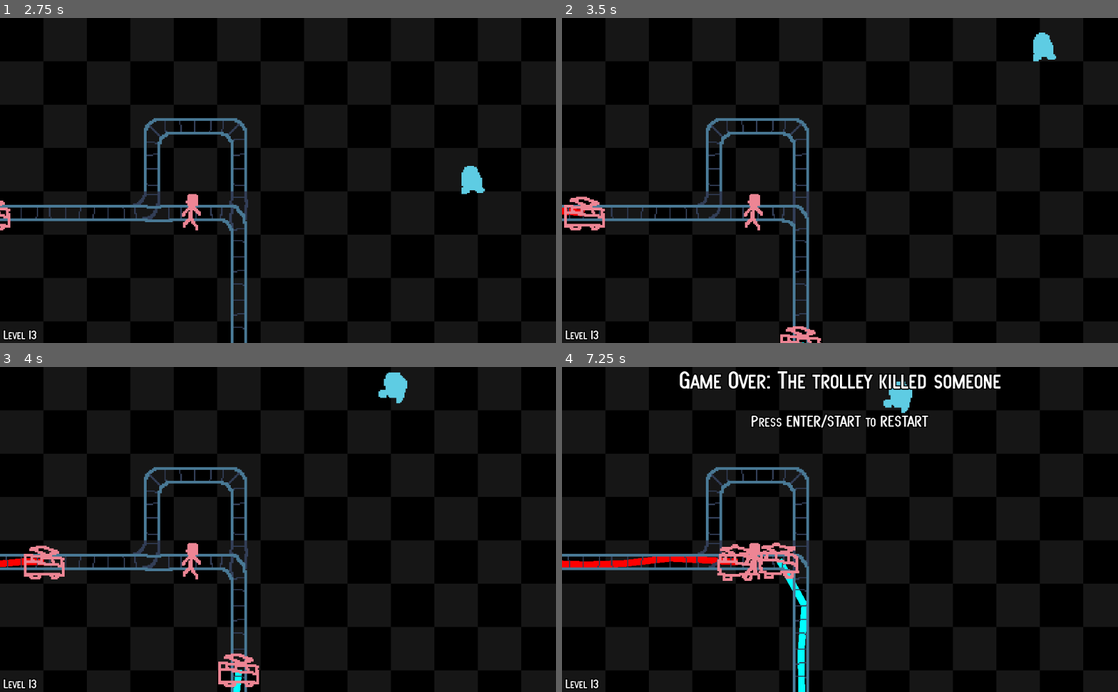
Above: before the commit, frames 1-4 (two rows, left to right).
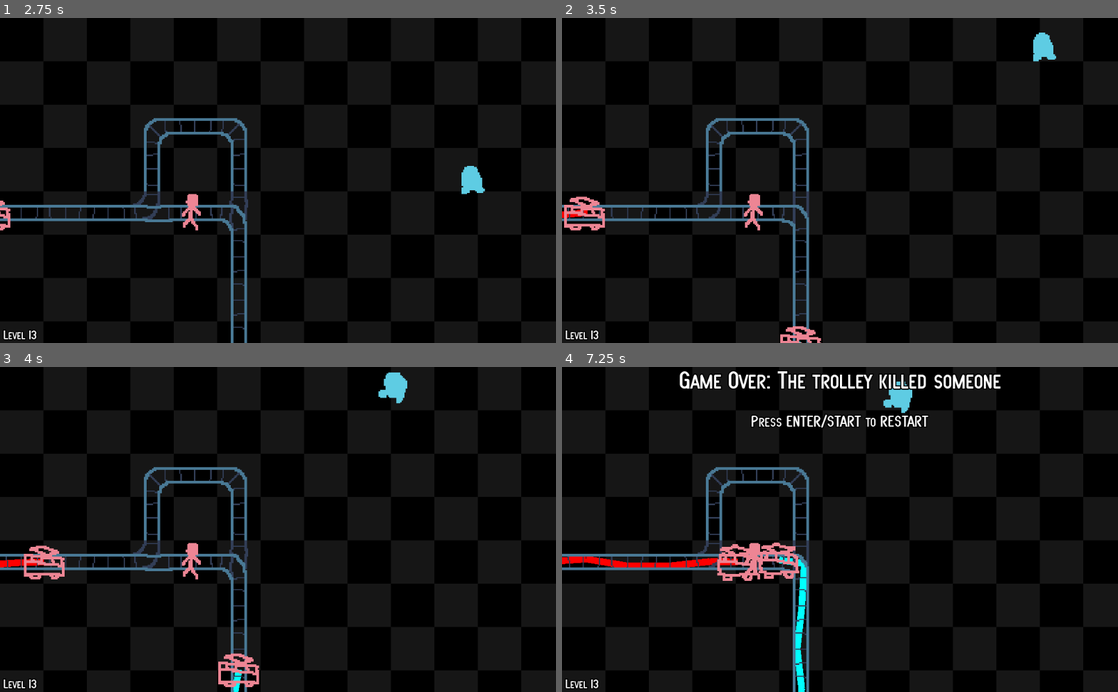
Above: after the commit, the same moments.

Repository: albertnez/ld50
Game: Godot game, scene res://scenes/world.tscn
Two runs of this game, one before a commit and one after it. Both use one fixed random seed, a clock stepped at 60 frames per second and the inputs below.
Inputs:
- Up to frame 1 (2.75 s): tap Enter (restart) at 0.5 s; hold Right (ui_right) 0.53-1.28 s; hold Down (ui_down) 1.28-2.03 s; hold Right (ui_right) from 2.03 s (still down)
- Up to frame 2 (3.5 s): release Right (ui_right) at 2.78 s; hold Up (ui_up) from 2.78 s (still down)
- Up to frame 3 (4 s): release Up (ui_up) at 3.53 s; hold Left (ui_left) from 3.53 s (still down)
- Up to frame 4 (7.25 s): release Left (ui_left) at 5.03 s; hold Down (ui_down) 5.03-5.78 s; hold Right (ui_right) 5.78-6.53 s; hold Up (ui_up) from 6.53 s (still down)

Frame 1 is identical in both runs. In frame 2, less than 0.1% of the frame differs, in the area x 0-44%, y 58-100%; in frame 3, less than 0.1%; in frame 4, 1.1%.

Commit message:
Clear the trolley trails when a tile is flipped

Diff:
--- a/scenes/tilemap.gd
+++ b/scenes/tilemap.gd
@@ -50,6 +50,9 @@
 
 const CELL_SIZE = 32
 const HALF_CELL = CELL_SIZE * 0.5
+func _pos_to_tile_center_world(pos: Vector2) -> Vector2:
+	return pos*CELL_SIZE + Vector2.ONE*HALF_CELL
+
 
 const PLAYER_START_COORD = Vector2(0, 2)
 const TROLLEY_START_COORD = Vector2(0, 3)
@@ -166,10 +169,12 @@
 
 
 func mark_cell_as_cleared(pos: Vector2) -> void:
+	# need to erase for any possible trolley staying here.
+	# TODO: Use a better key for _visited_cells.
 	for i in get_num_trolleys():
-		# need to erase for any possible trolley staying here.
-		# TODO: Use a better key for _visited_cells.
 		_visited_cells.erase(make_visited_cell_key(pos, i))
+	for line in _line_drawers.get_children():
+		(line as LineDrawer).remove_points_until(_pos_to_tile_center_world(pos))
 	_indicator_tilemap.set_cell(pos.x, pos.y, -1)
 
 
@@ -185,7 +190,6 @@
 
 	var key = make_visited_cell_key(pos, trolley_id)
 	_visited_cells[key] = _visited_cell_from_pos(pos, from_dir)
-	_line_drawers.get_child(trolley_id).add_point(pos*CELL_SIZE + Vector2.ONE*HALF_CELL)
 
 
 func mark_world_pos_cell_as_visited(world_pos: Vector2, from_world_pos: Vector2, trolley_id: int) -> void:
@@ -193,6 +197,11 @@
 	var from_pos = world_to_map(from_world_pos)
 	var from_dir = get_from_dir(pos, from_pos)
 	mark_cell_as_visited(pos, from_dir, trolley_id)
+
+# TODO: consider doing the loop check here as well.
+func add_trolley_line_midpoint(world_pos: Vector2, trolley_id: int) -> void:
+	var pos := world_to_map(world_pos)
+	_line_drawers.get_child(trolley_id).add_point(_pos_to_tile_center_world(pos))
 
 
 func get_num_trolleys() -> int:
@@ -274,10 +283,7 @@
 func _target_dir_to_world_pos(tile_pos: Vector2, target_dir: Vector2):
 	if target_dir == Vector2.INF:
 		return Vector2.INF
-
-	return (tile_pos * CELL_SIZE
-		+ Vector2.ONE * HALF_CELL  # Centered in the tile
-		+ target_dir * HALF_CELL)
+	return _pos_to_tile_center_world(tile_pos) + target_dir * HALF_CELL
 
 
 # Returns the next world_pos for the current `tile_world_pos`.
@@ -319,7 +325,7 @@
 
 func set_action_hover_visible(world_pos: Vector2, set_visible: bool) -> void:
 	var pos := world_to_map(world_pos)
-	_action_hover_indicator.position = pos * CELL_SIZE + Vector2.ONE * HALF_CELL
+	_action_hover_indicator.position = _pos_to_tile_center_world(pos)
 	_action_hover_indicator.visible = set_visible
 
 
@@ -333,14 +339,14 @@
 		var coord := get_cell_autotile_coord(pos.x, pos.y)
 		if coord == PLAYER_START_COORD:
 			assert(_player_starting_world_pos == Vector2.INF)
-			_player_starting_world_pos = pos * CELL_SIZE + Vector2.ONE*HALF_CELL
+			_player_starting_world_pos = _pos_to_tile_center_world(pos)
 			set_cell(pos.x, pos.y, EMPTY_TILE)
 		elif coord == TROLLEY_START_COORD:
-			_trolley_world_positions.append(pos * CELL_SIZE + Vector2.ONE*HALF_CELL)
+			_trolley_world_positions.append(_pos_to_tile_center_world(pos))
 			set_cell(pos.x, pos.y, _current_main_tileset_id)
 		elif coord == TROLLEY_WARNING_COORD:
 			var warning_sprite = TROLLEY_WARNING_SPRITE_SCENE.instance()
-			warning_sprite.position = pos * CELL_SIZE + Vector2.ONE*HALF_CELL
+			warning_sprite.position = _pos_to_tile_center_world(pos)
 			_trolley_warning_sprites.add_child(warning_sprite)
 			set_cell(pos.x, pos.y, EMPTY_TILE)
 	for pos in _indicator_tilemap.get_used_cells_by_id(MAIN_INDICATOR_TILEMAP_ID):
@@ -348,7 +354,7 @@
 		if coord == INDICATOR_TILEMAP_HINT_COORD:
 			assert(_level_tile_hint_pos == Vector2.INF)
 			_level_tile_hint_pos = pos
-			_level_tile_hint_sprite.position = pos * CELL_SIZE + Vector2.ONE*HALF_CELL
+			_level_tile_hint_sprite.position = _pos_to_tile_center_world(pos)
 			_level_tile_hint_sprite.show()
 			var backwards = true
 			_level_tile_hint_sprite.play("", backwards)
--- a/scenes/tilemap.tscn
+++ b/scenes/tilemap.tscn
@@ -201,7 +201,7 @@
 show_behind_parent = true
 scale = Vector2( 0.91, 0.91 )
 frames = SubResource( 15 )
-frame = 7
+frame = 9
 playing = true
 
 [node name="LineDrawers" type="Node2D" parent="."]
--- a/scenes/trolley.gd
+++ b/scenes/trolley.gd
@@ -27,6 +27,7 @@
 var _is_turning: bool = false
 var _is_resetted: bool = false
 var _is_crashed: bool = false
+var _reached_tile_midpoint: bool = false
 
 
 func update_trolley_speed(new_seconds_per_cell: float) -> void:
@@ -70,33 +71,40 @@
 	assert(_is_resetted)
 	if SECONDS_PER_CELL < 1000:
 		_time_in_cell += delta
-	if not GlobalState.level_lost and _time_in_cell > SECONDS_PER_CELL:
-		# We move to the next cell.
-		var old_time_in_cell = _time_in_cell
-		_time_in_cell -= SECONDS_PER_CELL
-		# OK for curves to consider them as diagonals
-		var direction = _to_position - _from_position
-		var pos_in_new_tile = _to_position + direction*0.1
-		var pos_in_old_tile = _to_position - direction*0.1
-		_from_dir = _tilemap.get_from_dir_with_world_positions(pos_in_new_tile, pos_in_old_tile)
-		var from_pos_in_old_tile = _from_position - direction*0.1
-		if _tilemap.is_out_of_bounds(pos_in_new_tile):
-			# Went out in the emptyness
-			_time_in_cell = old_time_in_cell
-			EventBus.emit_signal("trolley_crashed")
-			return
-		_tilemap.mark_world_pos_cell_as_visited(pos_in_old_tile, from_pos_in_old_tile, _id)
-		var next_position = _tilemap.get_next_world_pos(pos_in_new_tile, pos_in_old_tile)
-		if next_position == Vector2.INF:
-			# Took rail the wrong way
-			# Undo the time subtraction from earlier:
-			_time_in_cell = old_time_in_cell
-			EventBus.emit_signal("trolley_crashed")
-			return
-		_from_position = _to_position
-		_to_position = next_position
-		var diff := _to_position - _from_position
-		_is_turning = diff.x != 0 and diff.y != 0
+	if not GlobalState.level_lost:
+		if _time_in_cell > SECONDS_PER_CELL:
+			# We move to the next cell.
+			var old_time_in_cell = _time_in_cell
+			_time_in_cell -= SECONDS_PER_CELL
+			# OK for curves to consider them as diagonals
+			var direction = _to_position - _from_position
+			var pos_in_new_tile = _to_position + direction*0.1
+			var pos_in_old_tile = _to_position - direction*0.1
+			_from_dir = _tilemap.get_from_dir_with_world_positions(pos_in_new_tile, pos_in_old_tile)
+			var from_pos_in_old_tile = _from_position - direction*0.1
+			if _tilemap.is_out_of_bounds(pos_in_new_tile):
+				# Went out in the emptyness
+				_time_in_cell = old_time_in_cell
+				EventBus.emit_signal("trolley_crashed")
+				return
+			_tilemap.mark_world_pos_cell_as_visited(pos_in_old_tile, from_pos_in_old_tile, _id)
+			var next_position = _tilemap.get_next_world_pos(pos_in_new_tile, pos_in_old_tile)
+			if next_position == Vector2.INF:
+				# Took rail the wrong way
+				# Undo the time subtraction from earlier:
+				_time_in_cell = old_time_in_cell
+				EventBus.emit_signal("trolley_crashed")
+				return
+			_from_position = _to_position
+			_to_position = next_position
+			var diff := _to_position - _from_position
+			_is_turning = diff.x != 0 and diff.y != 0
+			_reached_tile_midpoint = false
+		elif _time_in_cell*2 > SECONDS_PER_CELL and not _reached_tile_midpoint:
+			_reached_tile_midpoint = true
+			_tilemap.add_trolley_line_midpoint(position, _id)
+
+
 
 	var time_step : float = _time_in_cell / SECONDS_PER_CELL
 	if not _is_turning:
--- a/scenes/vfx/line_drawer.gd
+++ b/scenes/vfx/line_drawer.gd
@@ -12,6 +12,14 @@
 export (float, 0.0, 20.0) var POINT_SHIFT_RADIUS = 10.0
 
 var TIP_POINT : Node2D = null
+
+
+# Removes all points stored from beginning until the given point, included.
+func remove_points_until(point: Vector2) -> void:
+	var index = _points.find(point)
+	if index == -1:
+		return
+	_points = _points.slice(index+1, _points.size()-1)
 
 
 func add_point(point : Vector2) -> void:
